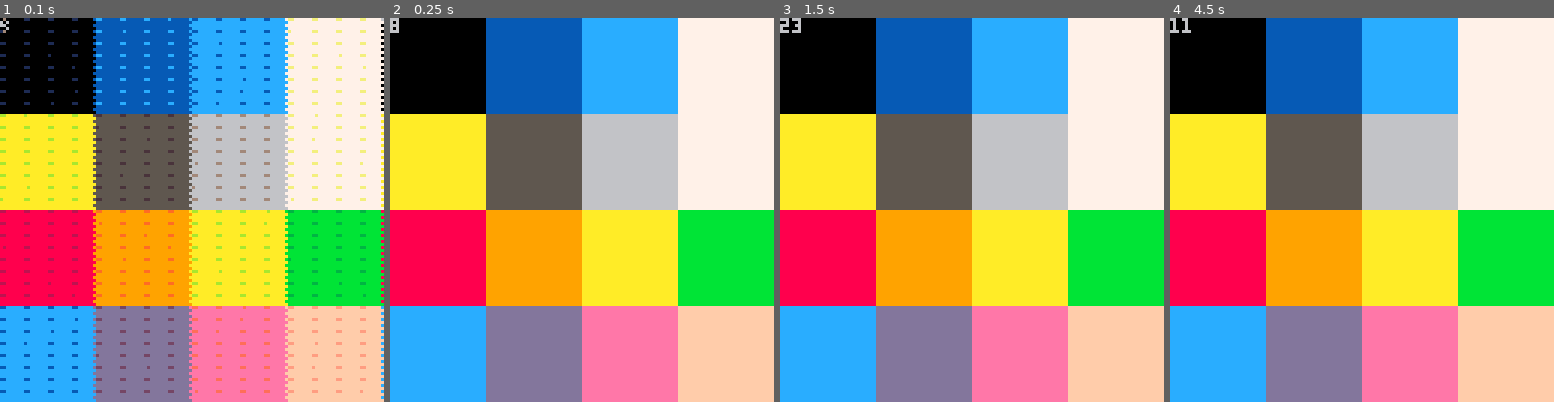
Above: before the commit, frames 1-4 (left to right).
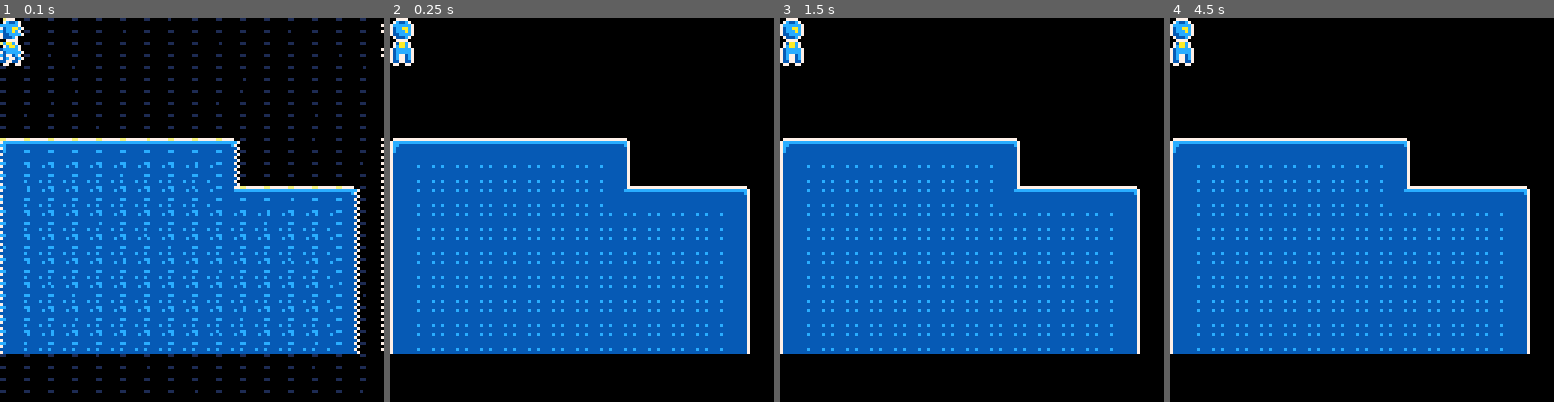
Above: after the commit, the same moments.

Repository: m-r-hunt/Pico-8-Carts
Game: PICO-8 cartridge mj73/mj73.p8
Same seed, same stepped clock (60 frames per second), same inputs: the game is played once before the commit and once after it.
Inputs:
- Up to frame 1 (0.1 s): no input
- Up to frame 2 (0.25 s): no input
- Up to frame 3 (1.5 s): tap O (Z key) at 0.7 s
- Up to frame 4 (4.5 s): tap O (Z key) every 0.4 s from 1.7 to 4.1 s

The runs differ from the first frame. In frame 1, 94% of the frame differs, in the area x 0-100%, y 0-100%; in frame 2, 94%; in frame 3, 94%; in frame 4, 94%.

Commit message:
Start working on platformer gameplay

Diff:
--- a/mj73/mj73.lua
+++ b/mj73/mj73.lua
@@ -27,7 +27,7 @@
 	return tab
 end
 
-current_state="start"
+current_state="newgame"
 states={}
 
 state_interface=interface{
@@ -57,33 +57,15 @@
 end
 
 function _init()
+	--palette setup (persistence enabled)
+	poke(0x5f2e,1)
+	pal(1,140,1)
+	pal(2,12,1)
+	pal(3,7,1)
+	pal(4,10,1)
+
 	states[current_state]:enter()
 end
-
-state{
-	name="start",
-	enter=function(self)
-		self.t=0
-	end,
-	update=function(self)
-		self.t+=1
-		if btnp(4) then
-			emit("switch")
-		end
-	end,
-	draw=function(self)
-		cls()
-		print(self.t)
-		sspr(8,0,8,8,0,0,128,128)
-	end,
-	transitions={switch="start"},
-}
-
-poke(0x5f2e,1)
-pal(1,140,1)
-pal(2,12,1)
-pal(3,7,1)
-pal(4,10,1)
 
 actor=interface{
 	x="number",
@@ -92,7 +74,19 @@
 	dy="number",
 	w="number",
 	h="number",
+	update="function",
+	draw="function",
 }
+
+sprite_anim=class{
+	base=0,
+	frames=0,
+	w=1,
+	h=1,
+}
+function sprite_anim:draw(x,y)
+	spr(self.base,x*8,y*8,self.w,self.h)
+end
 
 player=class{
 	x=0,
@@ -102,4 +96,48 @@
 	w=6,
 	h=12,
 }
+function player:construct()
+	self.anim=sprite_anim()
+	self.anim.h=2
+	self.anim.base=4
+	self.anim.frames=4
+end
+function player:update()
+end
+function player:draw()
+	self.anim:draw(self.x,self.y)
+end
 actor(player)
+
+state{
+	name="newgame",
+	enter=function(self)
+		actors={player()}
+		emit"finished"
+	end,
+	update=function(self)end,
+	draw=function(self)end,
+	transitions={finished="playing"},
+}
+
+state{
+	name="playing",
+	enter=function(self)end,
+	update=function(self)
+		for actor in all(actors) do
+			actor:update()
+		end
+	end,
+	draw=function(self)
+		draw_world()
+	end,
+	transitions={}
+}
+
+function draw_world()
+	cls()
+	map()
+	for actor in all(actors) do
+		actor:draw()
+	end
+end
